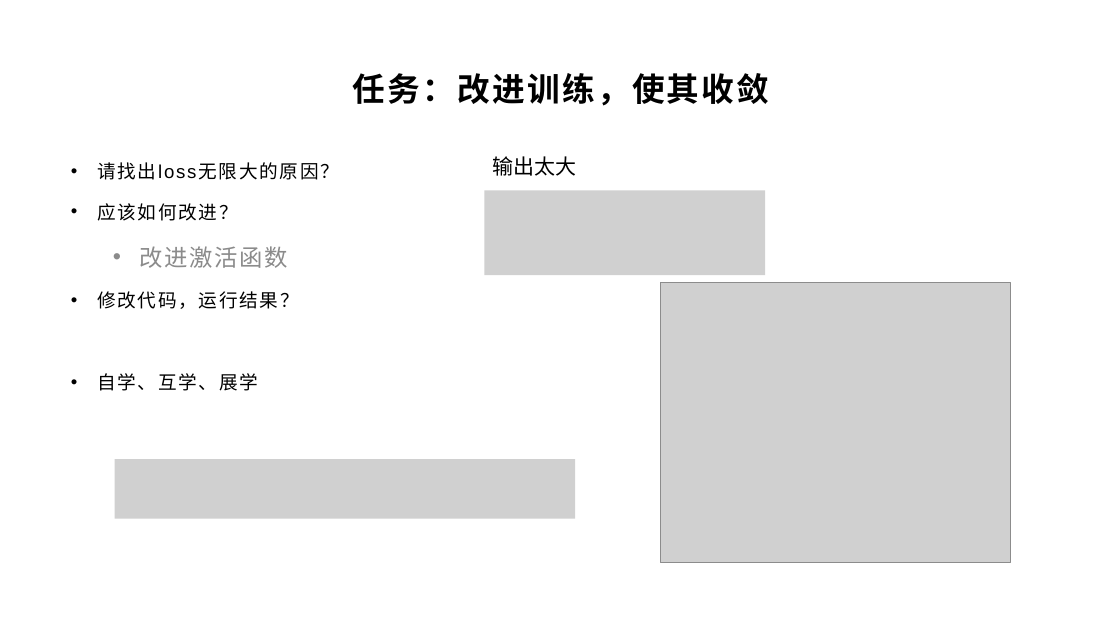
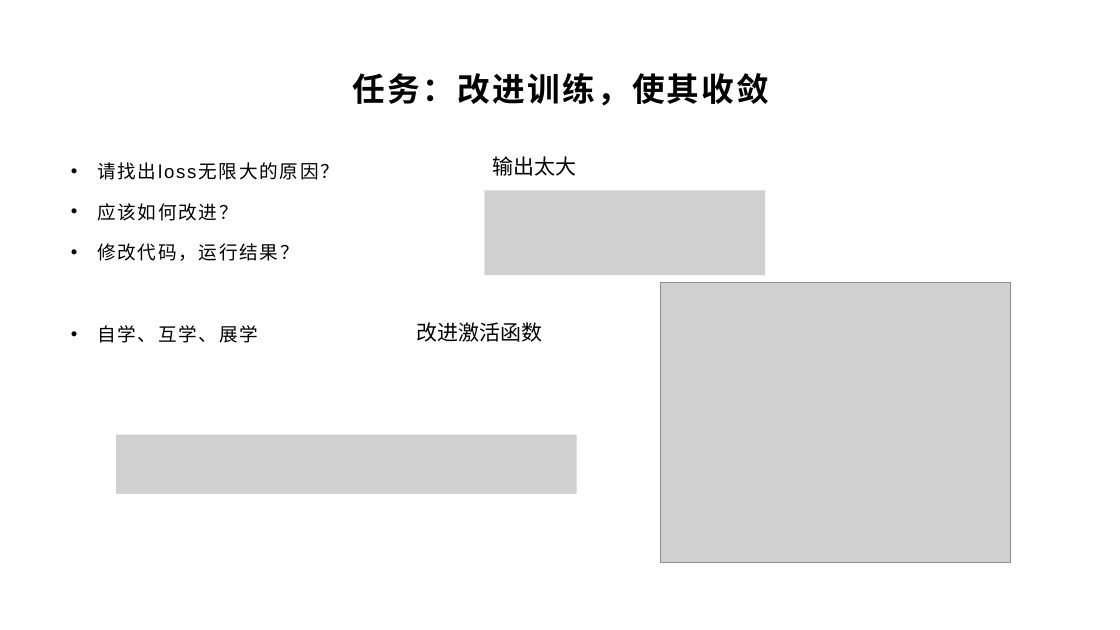
Before and after one commit to yyc-git/DeepLearningEdu, a slide deck: slide 12 of lessons/2_gender_analyze/ppt/“判断性别”Demo需求分析和初步设计（下2）.pptx (slide 13 before the commit). Drawn at 1120x630 pixels with LibreOffice and Linux fonts; fonts in the diff are those of the drawing; grey boxes stand for pictures; background and template pictures are left out. Boxes give left, top, right and bottom in pixels: in the first picture for what was removed or moved away, otherwise in the second. Text is boxed around its words. In the diff, an @@ line names an element or a change of style, - is before the commit and + after.

```diff
--- a/lessons/2_gender_analyze/ppt/“判断性别”Demo需求分析和初步设计（下2）.pptx
+++ b/lessons/2_gender_analyze/ppt/“判断性别”Demo需求分析和初步设计（下2）.pptx
@@ text at <box>139,246,288,268</box>: paragraph removed @@
-  • 改进激活函数
@@ text added at <box>416,322,542,342</box>, 18 pt, text #000000 @@
+改进激活函数
@@ picture: place and size @@
-picture at <box>114,460,575,519</box>
+picture at <box>116,434,576,494</box>
```
Also in this commit, not shown: 8 other slides changed, 1 slide removed, 11 other files.
